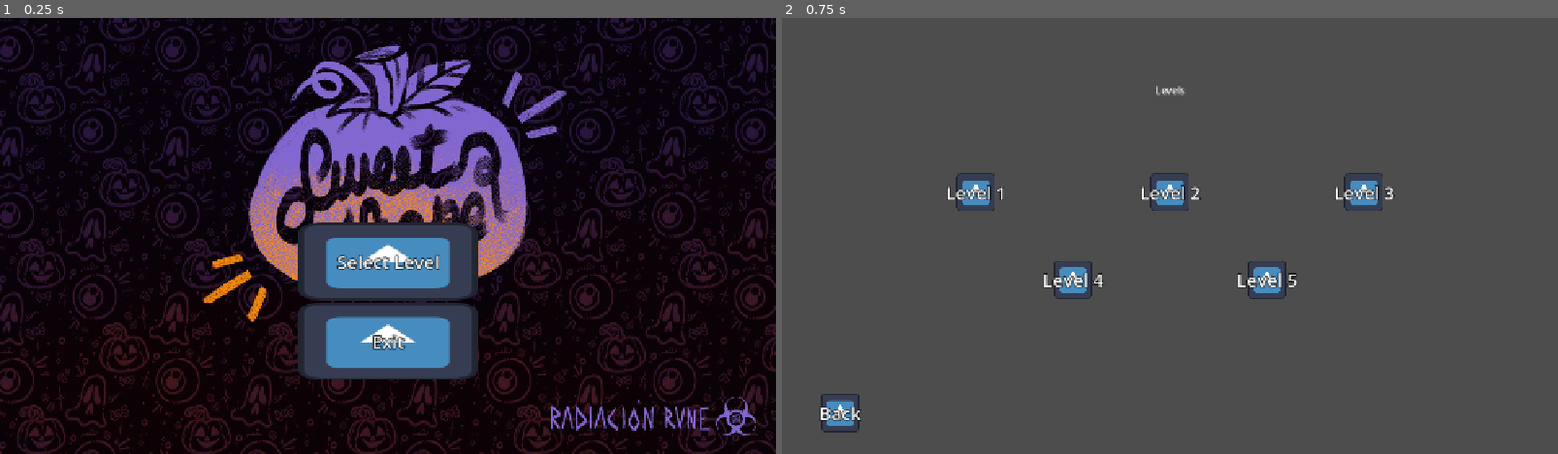
Above: before the commit, frames 1-2 (left to right).
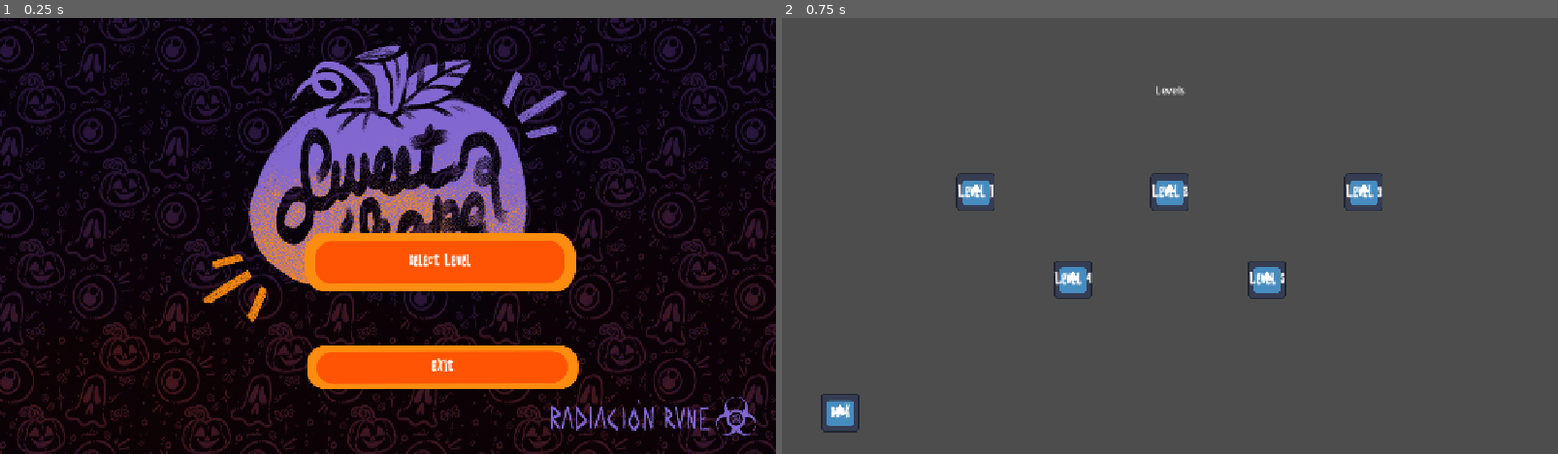
Above: after the commit, the same moments.

Repository: Couselin/RadiacionRune
Game: Godot game, scene res://01_scenes/04_screens/main_menu.tscn
Same seed, same stepped clock (60 frames per second), same inputs: the game is played once before the commit and once after it. The engine's default icon, where the game draws it, is replaced by a stand-in: a white triangle on a blue panel in a dark square.
Inputs:
- Up to frame 1 (0.25 s): no input
- Up to frame 2 (0.75 s): click "Select Level" at 0.5 s

The runs differ from the first frame. In frame 1, 11% of the frame differs, in the area x 38-75%, y 46-86%; in frame 2, 1.1%.

Commit message:
botones puertas e interfaces

Diff:
--- /dev/null
+++ b/radiacion-rune/01_scenes/02_objects/buttonWall.tscn
@@ -0,0 +1,19 @@
+[gd_scene format=3 uid="uid://damyrs75dxgk3"]
+
+[ext_resource type="Script" uid="uid://b16jc2upr2aua" path="res://01_scenes/02_objects/button_wall.gd" id="1_ja8hl"]
+[ext_resource type="Texture2D" uid="uid://ddorstq6diffa" path="res://00_assets/01_sprites/04_props/button/SWE_floorButton_tile01.png" id="2_b2f0b"]
+[ext_resource type="Texture2D" uid="uid://cni0yfoxkijpu" path="res://00_assets/01_sprites/04_props/button/SWE_floorButton_tile02.png" id="3_brtlt"]
+
+[sub_resource type="RectangleShape2D" id="RectangleShape2D_kw3nm"]
+size = Vector2(24, 24)
+
+[node name="buttonWall" type="Area2D" unique_id=478239553]
+collision_layer = 8
+script = ExtResource("1_ja8hl")
+images = Array[Texture2D]([ExtResource("2_b2f0b"), ExtResource("3_brtlt")])
+
+[node name="Sprite2D" type="Sprite2D" parent="." unique_id=340640856]
+texture = ExtResource("2_b2f0b")
+
+[node name="CollisionShape2D" type="CollisionShape2D" parent="." unique_id=295578627]
+shape = SubResource("RectangleShape2D_kw3nm")
--- /dev/null
+++ b/radiacion-rune/01_scenes/02_objects/button_wall.gd
@@ -0,0 +1,15 @@
+extends Area2D
+
+@export var images: Array[Texture2D]
+
+# Called when the node enters the scene tree for the first time.
+func _ready() -> void:
+	$Sprite2D.texture = images[0]
+	pass # Replace with function body.
+
+func button_pressed():
+	$Sprite2D.texture = images[1]
+
+# Called every frame. 'delta' is the elapsed time since the previous frame.
+func _process(_delta: float) -> void:
+	pass
--- /dev/null
+++ b/radiacion-rune/01_scenes/02_objects/doorWall.tscn
@@ -0,0 +1,18 @@
+[gd_scene format=3 uid="uid://bq66hmi2scx3p"]
+
+[ext_resource type="Script" uid="uid://b2iirw77jygw0" path="res://01_scenes/02_objects/door_wall.gd" id="1_57l6i"]
+[ext_resource type="Texture2D" uid="uid://oh0avq1nspde" path="res://00_assets/01_sprites/04_props/button/door_closed.png" id="2_ninxu"]
+[ext_resource type="Texture2D" uid="uid://drulw2ydycepl" path="res://00_assets/01_sprites/04_props/button/door_opened.png" id="3_rvhu6"]
+
+[sub_resource type="RectangleShape2D" id="RectangleShape2D_kw3nm"]
+size = Vector2(24, 4)
+
+[node name="doorWall" type="Area2D" unique_id=478239553]
+script = ExtResource("1_57l6i")
+images = Array[Texture2D]([ExtResource("2_ninxu"), ExtResource("3_rvhu6")])
+
+[node name="Sprite2D" type="Sprite2D" parent="." unique_id=340640856]
+texture = ExtResource("2_ninxu")
+
+[node name="CollisionShape2D" type="CollisionShape2D" parent="." unique_id=295578627]
+shape = SubResource("RectangleShape2D_kw3nm")
--- /dev/null
+++ b/radiacion-rune/01_scenes/02_objects/door_wall.gd
@@ -0,0 +1,18 @@
+extends Area2D
+
+@export var images: Array[Texture2D]
+
+# Called when the node enters the scene tree for the first time.
+func _ready() -> void:
+	$Sprite2D.texture = images[0]
+	pass
+
+
+func open_door_wall():
+	$Sprite2D.texture = images[1]
+	set_collision_layer_value(1, false)
+	set_collision_layer_value(4, true)
+
+# Called every frame. 'delta' is the elapsed time since the previous frame.
+func _process(_delta: float) -> void:
+	pass
--- a/radiacion-rune/01_scenes/04_screens/01_components/custom_button.tscn
+++ b/radiacion-rune/01_scenes/04_screens/01_components/custom_button.tscn
@@ -4,14 +4,15 @@
 [ext_resource type="Texture2D" uid="uid://itrfca2n5ylo" path="res://00_assets/01_sprites/03_ui/99_test/LowPolyCat.png" id="2_3gfoo"]
 [ext_resource type="Texture2D" uid="uid://1c3gu2a6nkpi" path="res://00_assets/01_sprites/03_ui/99_test/Cat.png" id="3_gjluc"]
 [ext_resource type="Script" uid="uid://dsysvlkbf00ti" path="res://01_scenes/04_screens/01_components/custom_button.gd" id="4_3gfoo"]
+[ext_resource type="FontFile" uid="uid://pw8vq8j08se7" path="res://00_assets/02_fonts/Montaplay Demo.otf" id="5_gjluc"]
 
 [sub_resource type="LabelSettings" id="LabelSettings_gjluc"]
-outline_size = 5
+font = ExtResource("5_gjluc")
 outline_color = Color(0, 0, 0, 1)
 
 [node name="CustomButton" type="TextureButton" unique_id=997814475]
-offset_right = 235.0
-offset_bottom = 61.0
+offset_right = 50.0
+offset_bottom = 50.0
 texture_normal = ExtResource("1_vyvsa")
 texture_pressed = ExtResource("2_3gfoo")
 texture_hover = ExtResource("3_gjluc")
@@ -28,13 +29,13 @@
 anchor_top = 0.5
 anchor_right = 0.5
 anchor_bottom = 0.5
-offset_left = -67.0
+offset_left = -38.5
 offset_top = -11.5
-offset_right = 67.0
+offset_right = 38.5
 offset_bottom = 11.5
 grow_horizontal = 2
 grow_vertical = 2
-text = "Texto de ejemplo"
+text = "Text"
 label_settings = SubResource("LabelSettings_gjluc")
 horizontal_alignment = 1
 vertical_alignment = 1
--- a/radiacion-rune/01_scenes/04_screens/main_menu.tscn
+++ b/radiacion-rune/01_scenes/04_screens/main_menu.tscn
@@ -3,6 +3,9 @@
 [ext_resource type="PackedScene" uid="uid://dmy3ujnuhgg0e" path="res://01_scenes/04_screens/01_components/custom_button.tscn" id="1_5usjw"]
 [ext_resource type="Script" uid="uid://cv2pugkg548vo" path="res://01_scenes/04_screens/main_menu.gd" id="1_fq243"]
 [ext_resource type="Texture2D" uid="uid://dw53sn57a1krt" path="res://00_assets/01_sprites/03_ui/SWS_UI_conceptArt_00thumb_mainMenu_v02_001.png" id="2_fq243"]
+[ext_resource type="Texture2D" uid="uid://c7ypp4kc5o6n0" path="res://00_assets/01_sprites/03_ui/SWS_UI_sprite_final_largeButton_v01.png" id="4_c4xgr"]
+[ext_resource type="Texture2D" uid="uid://bimle2h0glymf" path="res://00_assets/01_sprites/03_ui/SWS_UI_sprite_final_largeButtonPressed_v01.png" id="5_vna32"]
+[ext_resource type="Texture2D" uid="uid://daiea2jr8lwdh" path="res://00_assets/01_sprites/03_ui/SWS_UI_sprite_final_largeButtonHovered_v01.png" id="6_u2ut5"]
 
 [node name="MainMenu" type="Control" unique_id=357869142]
 layout_mode = 3
@@ -25,15 +28,21 @@
 offset_top = 338.0
 offset_right = 788.0
 offset_bottom = 466.0
+texture_normal = ExtResource("4_c4xgr")
+texture_pressed = ExtResource("5_vna32")
+texture_hover = ExtResource("6_u2ut5")
 ignore_texture_size = false
 button_text = "Select Level"
 
 [node name="Exit" parent="." unique_id=2035615169 instance=ExtResource("1_5usjw")]
 layout_mode = 0
-offset_left = 492.0
-offset_top = 470.0
-offset_right = 788.0
-offset_bottom = 598.0
+offset_left = 496.0
+offset_top = 528.0
+offset_right = 964.0
+offset_bottom = 624.0
+texture_normal = ExtResource("4_c4xgr")
+texture_pressed = ExtResource("5_vna32")
+texture_hover = ExtResource("6_u2ut5")
 ignore_texture_size = false
 button_text = "Exit"
 
Binary file added: radiacion-rune/00_assets/01_sprites/03_ui/SWS_UI_sprite_final_largeButtonHovered_v01.png
Not shown, added: radiacion-rune/00_assets/01_sprites/03_ui/SWS_UI_sprite_final_largeButtonHovered_v01.png.import
Binary file added: radiacion-rune/00_assets/01_sprites/03_ui/SWS_UI_sprite_final_largeButtonPressed_v01.png
Not shown, added: radiacion-rune/00_assets/01_sprites/03_ui/SWS_UI_sprite_final_largeButtonPressed_v01.png.import
Binary file added: radiacion-rune/00_assets/01_sprites/03_ui/SWS_UI_sprite_final_largeButton_v01.png
Not shown, added: radiacion-rune/00_assets/01_sprites/03_ui/SWS_UI_sprite_final_largeButton_v01.png.import
Binary file added: radiacion-rune/00_assets/01_sprites/03_ui/mainMenuREF.png
Not shown, added: radiacion-rune/00_assets/01_sprites/03_ui/mainMenuREF.png.import
Binary file added: radiacion-rune/00_assets/01_sprites/04_props/button/SWE_floorButton_tile01.png
Not shown, added: radiacion-rune/00_assets/01_sprites/04_props/button/SWE_floorButton_tile01.png.import
Binary file added: radiacion-rune/00_assets/01_sprites/04_props/button/SWE_floorButton_tile02.png
Not shown, added: radiacion-rune/00_assets/01_sprites/04_props/button/SWE_floorButton_tile02.png.import
(and 20 more such lines)
